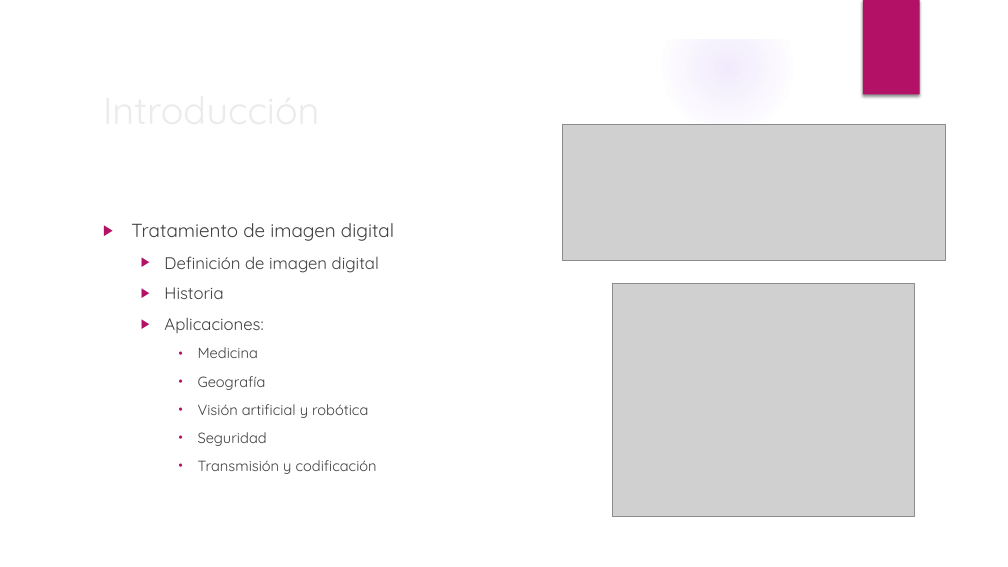
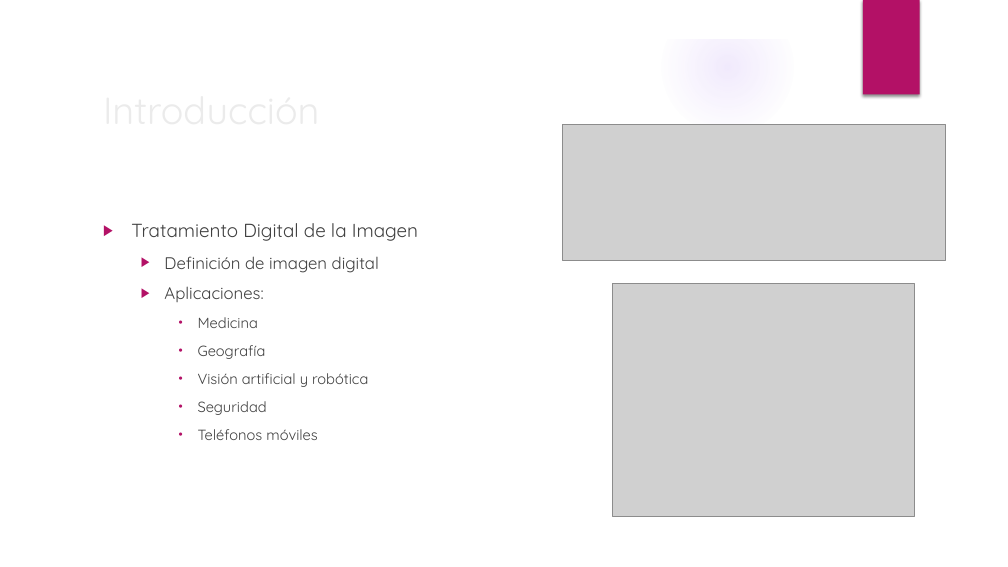
Before and after one commit to RoboticsLabURJC/2019-tfg-ana-cuevas, a slide deck: slide 3 of memoria/Presentacion.pptx. Drawn at 1008x567 pixels with LibreOffice and Linux fonts; fonts in the diff are those of the drawing; grey boxes stand for pictures; background and template pictures are left out. Boxes give left, top, right and bottom in pixels: in the first picture for what was removed or moved away, otherwise in the second. Text is boxed around its words. In the diff, an @@ line names an element or a change of style, - is before the commit and + after.

```diff
--- a/memoria/Presentacion.pptx
+++ b/memoria/Presentacion.pptx
@@ text at bbox=[131, 223, 418, 241]: text changed @@
-▶ Tratamiento de imagen digital
+▶ Tratamiento Digital de la Imagen
@@ text at bbox=[164, 287, 223, 299]: paragraph removed @@
-  ▶ Historia
@@ text at bbox=[198, 429, 317, 440]: text changed @@
-    • Transmisión y codificación
+    • Teléfonos móviles
```
Also in this commit, not shown: 6 other slides changed, 2 slides added, 3 slides removed, 6 other files.
